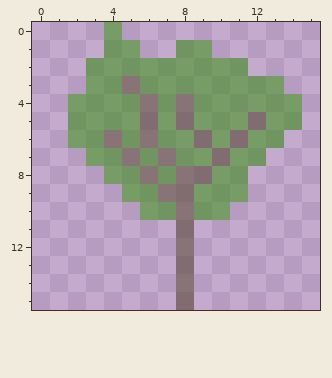
Edited in one commit: pixel-art sprite (src/main/resources/textures/generation/trees/tree_2.png). The first picture shows the starting point.
The file is 16x16 pixels.
After the commit:
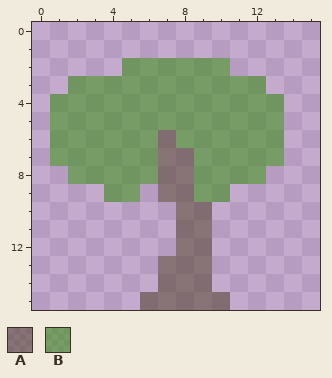
Palette (. is transparent): A #4c3c2380  B #2d8e0080
Difference:
@@ x 0..15 @@
- 0 ....B...........
- 1 ....BB..BB......
- 2 ...BBBBBBBBB....
- 3 ...BBABBBBBBBB..
- 4 ..BBBBABABBBBBB.
- 5 ..BBBBABABBBABB.
- 6 ..BBABABBABABB..
- 7 ...BBABABBABB...
- 8 ....BBABAABB....
- 9 .....BBAABBB....
-10 ......BBABB.....
-11 ........A.......
-12 ........A.......
-13 ........A.......
-14 ........A.......
-15 ........A.......
+ 0 ................
+ 1 ................
+ 2 .....BBBBBB.....
+ 3 ..BBBBBBBBBBB...
+ 4 .BBBBBBBBBBBBB..
+ 5 .BBBBBBBBBBBBB..
+ 6 .BBBBBBABBBBBB..
+ 7 .BBBBBBAABBBBB..
+ 8 ..BBBBBAABBBB...
+ 9 ....BB.AABB.....
+10 ........AA......
+11 ........AA......
+12 ........AA......
+13 .......AAA......
+14 .......AAA......
+15 ......AAAAA.....
